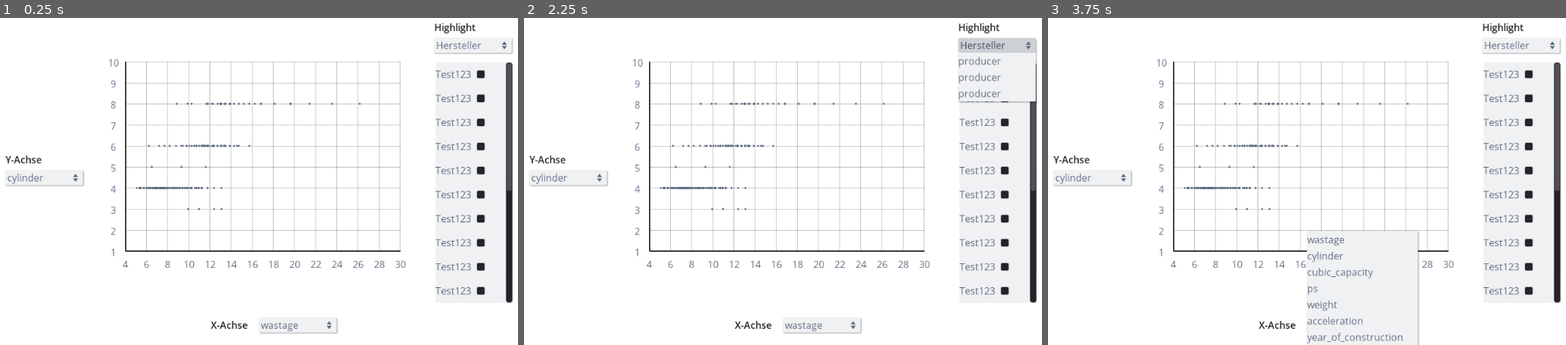
Above: before the commit, frames 1-3 (left to right).
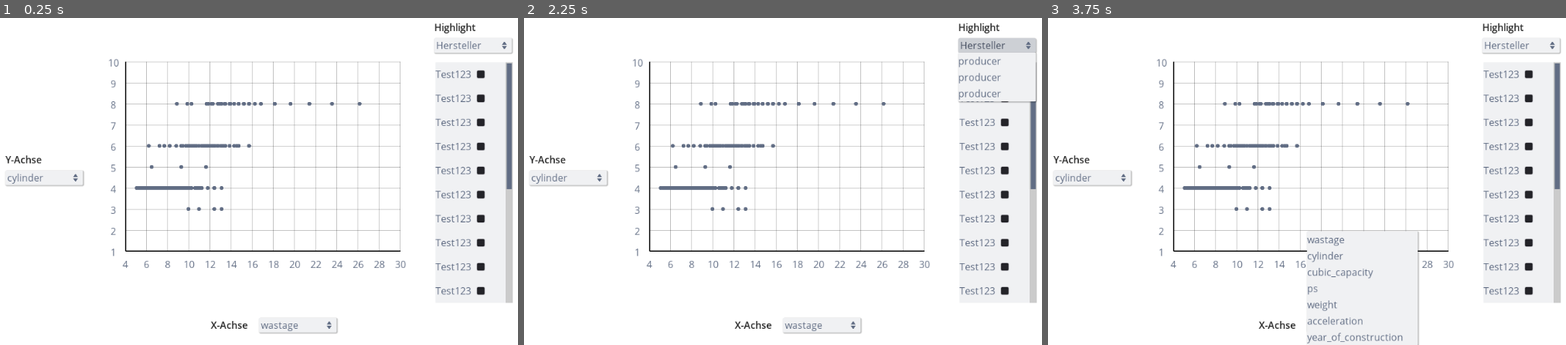
Above: after the commit, the same moments.

Repository: nevs-devs/cars
Game: Godot game, scene res://Main.tscn
Two runs of this game, one before a commit and one after it. Both use one fixed random seed, a clock stepped at 60 frames per second and the inputs below.
Inputs (mouse positions are in pixels of both pictures, inside the frame that each line leads up to):
- Up to frame 1 (0.25 s): no input
- Up to frame 2 (2.25 s): click "wastage" at 0.5 s; click "cylinder" at 1.25 s; click "Hersteller" at 2 s
- Up to frame 3 (3.75 s): click (1529, 73) at 2.77 s; click "wastage" at 3.5 s

The runs differ from the first frame. In frame 1, 1.5% of the frame differs, in the area x 25-99%, y 13-88%; in frame 2, 1.3%; in frame 3, 1.5%.

Commit message:
styling for scroll bar

Diff:
--- a/DataPoint.tscn
+++ b/DataPoint.tscn
@@ -6,5 +6,5 @@
 
 [node name="Sprite" type="Sprite" parent="."]
 modulate = Color( 0.384314, 0.431373, 0.521569, 1 )
-scale = Vector2( 0.1, 0.1 )
+scale = Vector2( 0.2, 0.2 )
 texture = ExtResource( 1 )
--- a/theme.tres
+++ b/theme.tres
@@ -65,6 +65,43 @@
 corner_radius_bottom_right = 2
 corner_radius_bottom_left = 2
 
+[sub_resource type="StyleBoxFlat" id=11]
+bg_color = Color( 0.384314, 0.431373, 0.521569, 1 )
+border_width_left = 2
+border_width_top = 2
+border_width_right = 2
+border_width_bottom = 2
+corner_radius_top_left = 1
+corner_radius_top_right = 1
+corner_radius_bottom_right = 1
+corner_radius_bottom_left = 1
+
+[sub_resource type="StyleBoxFlat" id=12]
+bg_color = Color( 0.278431, 0.313726, 0.384314, 1 )
+border_width_left = 2
+border_width_top = 2
+border_width_right = 2
+border_width_bottom = 2
+corner_radius_top_left = 1
+corner_radius_top_right = 1
+corner_radius_bottom_right = 1
+corner_radius_bottom_left = 1
+
+[sub_resource type="StyleBoxFlat" id=13]
+bg_color = Color( 0.278431, 0.313726, 0.384314, 1 )
+border_width_left = 3
+border_width_top = 2
+border_width_right = 3
+border_width_bottom = 2
+corner_radius_top_left = 1
+corner_radius_top_right = 1
+corner_radius_bottom_right = 1
+corner_radius_bottom_left = 1
+
+[sub_resource type="StyleBoxFlat" id=10]
+border_width_left = 8
+border_width_right = 4
+
 [resource]
 CheckBox/colors/font_color = Color( 0.88, 0.88, 0.88, 1 )
 CheckBox/colors/font_color_disabled = Color( 0.9, 0.9, 0.9, 0.2 )
@@ -123,3 +160,12 @@
 PopupMenu/styles/panel_disabled = null
 PopupMenu/styles/separator = null
 ScrollContainer/styles/bg = SubResource( 8 )
+VScrollBar/icons/decrement = null
+VScrollBar/icons/decrement_highlight = null
+VScrollBar/icons/increment = null
+VScrollBar/icons/increment_highlight = null
+VScrollBar/styles/grabber = SubResource( 11 )
+VScrollBar/styles/grabber_highlight = SubResource( 12 )
+VScrollBar/styles/grabber_pressed = SubResource( 13 )
+VScrollBar/styles/scroll = SubResource( 10 )
+VScrollBar/styles/scroll_focus = null
Not shown: 1 places in theme.tres that only renumber resources
